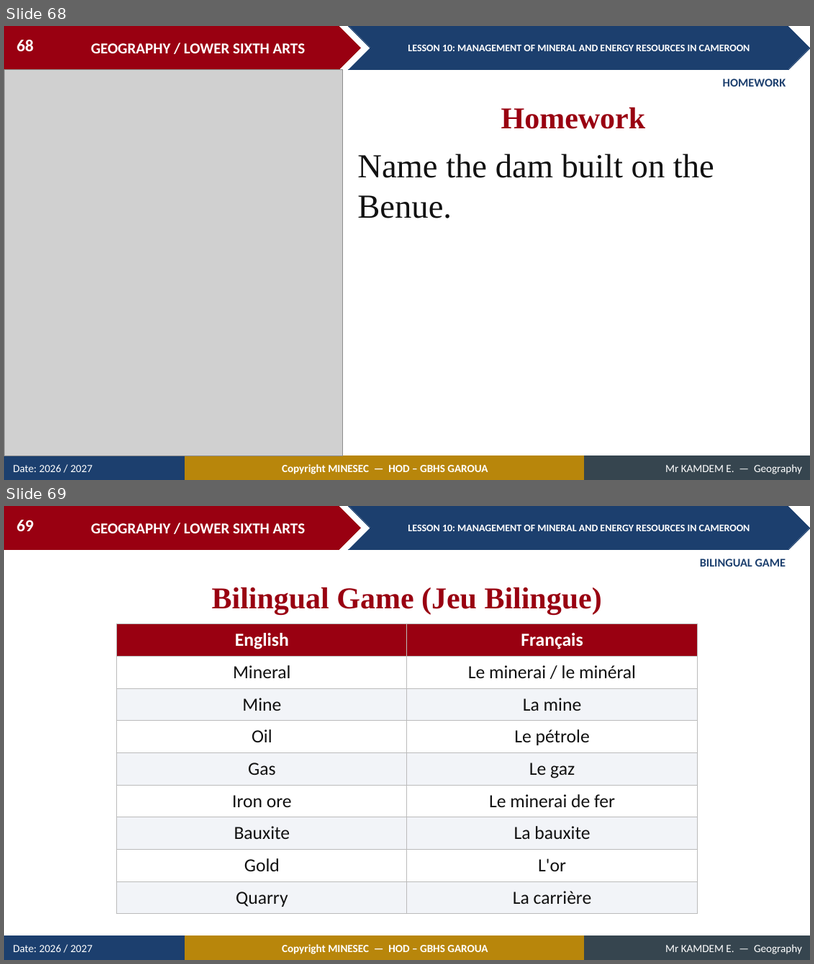
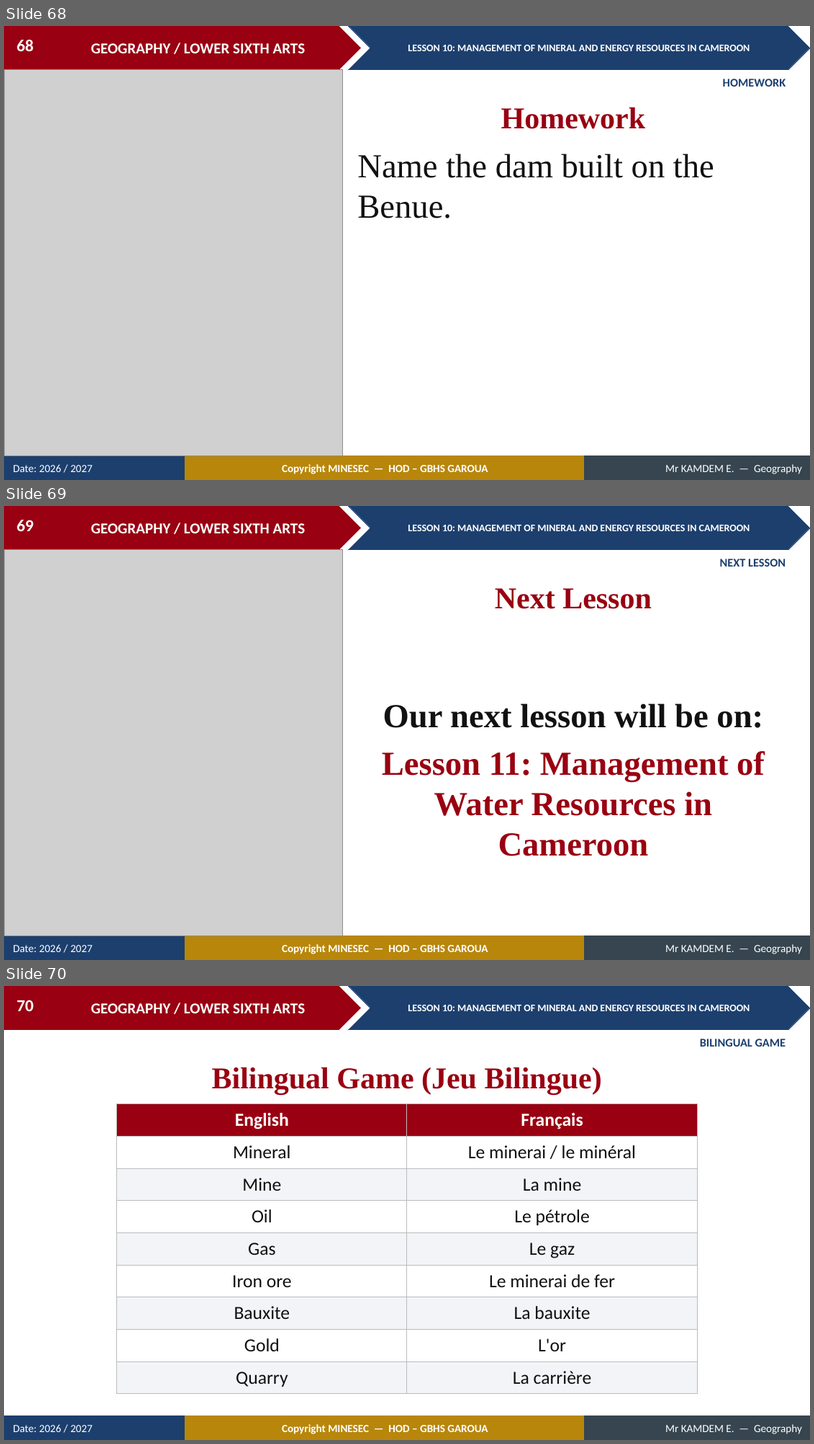
Before and after one commit to Berthautk/linea-github, a slide deck: lecons/LSA/Geography of Cameroon/10_LSA_CAM_L10_Management_of_Mineral_and_Energy_Resources_in_Cameroon.pptx. Shown one above the other, each under a label of ours: slides 68 and 69 before the commit, slides 68, 69 and 70 after it. The pictures are 814x964 and 814x1444 pixels, drawn with LibreOffice and Linux fonts; fonts in the diff are those of the drawing; grey boxes stand for pictures. Boxes give left, top, right and bottom in pixels: in the first picture for what was removed or moved away, otherwise in the second. Text is boxed around its words. In the diff, an @@ line names an element or a change of style, - is before the commit and + after.

```diff
--- a/lecons/LSA/Geography of Cameroon/10_LSA_CAM_L10_Management_of_Mineral_and_Energy_Resources_in_Cameroon.pptx
+++ b/lecons/LSA/Geography of Cameroon/10_LSA_CAM_L10_Management_of_Mineral_and_Energy_Resources_in_Cameroon.pptx
@@ slide 69 added at (4, 506, 810, 960), background #FFFFFF; not listed: 9 template elements that a slide beside it also shows @@
@@ page number added at (17, 520, 34, 531), 20 pt, text #FFFFFF, bold @@
+69
@@ picture added at (4, 549, 343, 936) @@
@@ text added at (720, 559, 786, 566), 14 pt, text #1C3F6E, bold @@
+NEXT LESSON
@@ text added at (495, 588, 652, 609), 36 pt, text #990011, bold @@
+Next Lesson
@@ text added at (382, 703, 765, 856), 40 pt, text #990011, bold @@
+Our next lesson will be on:
+Lesson 11: Management of Water Resources in Cameroon
@@ what was slide 69 is now slide 70 @@
@@ page number at (17, 1000, 34, 1011): text changed @@
-69
+70
```
Also in this commit, not shown: 17 other files.
